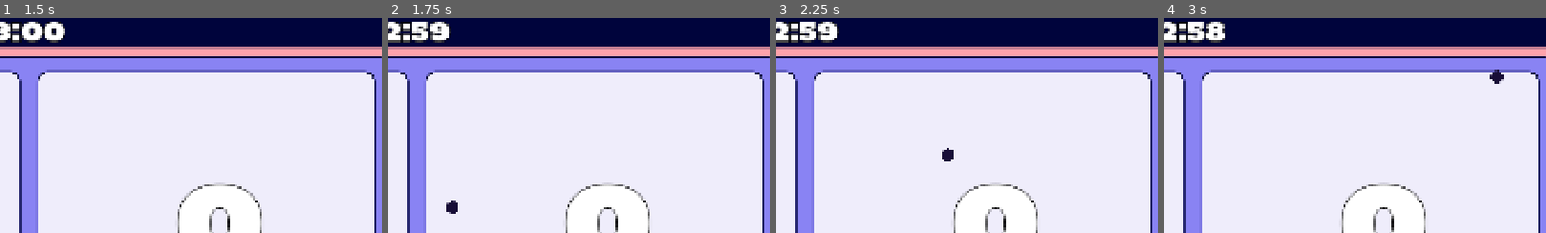
Above: before the commit, frames 1-4 (left to right).
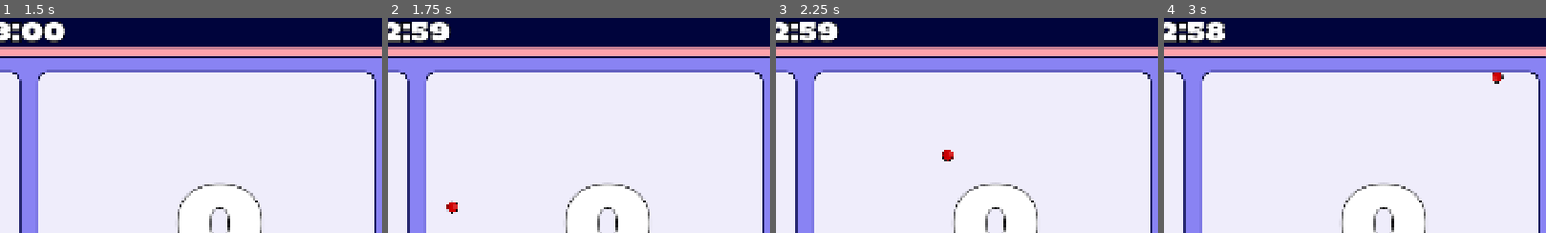
Above: after the commit, the same moments.

Repository: Jurinich/GDSG-WS-semester-project
Game: Godot game, scene res://scenes/main_menu.tscn
Two runs of this game, one before a commit and one after it. Both use one fixed random seed, a clock stepped at 60 frames per second and the inputs below.
Inputs (mouse positions are % of the whole screen's width and height, from its top left):
- Up to frame 1 (1.5 s): click "Start Game" at 0.5 s; tap Enter at 1.25 s; move the mouse to (72, 45) at 1.27 s; hold W (upP1) from 1.28 s (still down); hold Down (downP2) from 1.28 s (still down)
- Up to frame 2 (1.75 s): keep holding W (upP1); keep holding Down (downP2)
- Up to frame 3 (2.25 s): move the mouse to (30, 55) at 2.02 s; release W (upP1) at 2.03 s; release Down (downP2) at 2.03 s; hold S (downP1) from 2.03 s (still down); tap Up (upP2) at 2.1 s
- Up to frame 4 (3 s): move the mouse to (60, 28) at 2.77 s; release S (downP1) at 2.78 s; hold W (upP1) from 2.78 s (still down); hold Down (downP2) from 2.78 s (still down)
The pictures show only the part of the screen within x 46-96%, y 2-52%; the shares and areas given below are measured in that part.

Frame 1 is identical in both runs. In frame 2, 0.2% of the frame differs, in the area x 15-19%, y 84-92%; in frame 3, 0.2%; in frame 4, 0.2%, in the area x 85-89%, y 24-31%.

Commit message:
new ball sprite

Diff:
--- a/gdsg-semester-project-w-2025-/scenes/ball.tscn
+++ b/gdsg-semester-project-w-2025-/scenes/ball.tscn
@@ -1,18 +1,18 @@
 [gd_scene format=3 uid="uid://bhb0kygy35pj3"]
 
-[ext_resource type="Texture2D" uid="uid://bixbpe2iituc6" path="res://assets/circle.png" id="1_7s4qf"]
 [ext_resource type="Script" uid="uid://rveu54nvto23" path="res://scripts/ball.gd" id="1_cxlvu"]
+[ext_resource type="Texture2D" uid="uid://si6akrmi3ca8" path="res://assets/ball.png" id="2_cxlvu"]
 
 [sub_resource type="CircleShape2D" id="CircleShape2D_cxlvu"]
-radius = 16.0312
+radius = 14.0
 
 [node name="Ball" type="CharacterBody2D" unique_id=1018465714]
 collision_mask = 14
 script = ExtResource("1_cxlvu")
 
 [node name="Sprite2D" type="Sprite2D" parent="." unique_id=21687957]
-self_modulate = Color(0.0933153, 0.0563395, 0.217105, 1)
-texture = ExtResource("1_7s4qf")
+scale = Vector2(0.5, 0.5)
+texture = ExtResource("2_cxlvu")
 
 [node name="CollisionShape2D" type="CollisionShape2D" parent="." unique_id=900141556]
 shape = SubResource("CircleShape2D_cxlvu")
--- a/gdsg-semester-project-w-2025-/scripts/ball.gd
+++ b/gdsg-semester-project-w-2025-/scripts/ball.gd
@@ -34,6 +34,10 @@
 		scale_ball(size_multiplier)
 	if not is_split_spawn:
 		launch_ball()
+
+func _process(delta: float) -> void:
+	var multiplier: float = -1 if velocity.x < 0 else 1;
+	sprite.rotate(multiplier * delta * current_speed * 0.02);
 
 func launch_ball():
 	last_hit_by = player_1
@@ -82,8 +86,6 @@
 func scale_ball(multiplier: float):
 	var new_scale = clampf(current_scale * multiplier, MIN_SCALE, MAX_SCALE)
 	var actual_multiplier = new_scale / current_scale
-	sprite.scale *= actual_multiplier
-	if collision_shape.shape is CircleShape2D:
-		collision_shape.shape.radius *= actual_multiplier
+	scale *= actual_multiplier
 
 	current_scale = new_scale
--- a/gdsg-semester-project-w-2025-/scripts/ball_spawner.gd
+++ b/gdsg-semester-project-w-2025-/scripts/ball_spawner.gd
@@ -33,7 +33,7 @@
 
 	var angle_step = (2 * PI) / split_amount
 	var random_offset = randf_range(0, 2 * PI)
-	var current_size = target_ball.sprite.scale.x
+	var current_size = target_ball.scale.x
 	var starting_slow_speed = 150.0
 
 	for i in range(split_amount):
Binary file added: gdsg-semester-project-w-2025-/assets/ball.png
Not shown, added: gdsg-semester-project-w-2025-/assets/ball.png.import
Not shown: 2 places in gdsg-semester-project-w-2025-/scenes/game.tscn that only renumber resources
